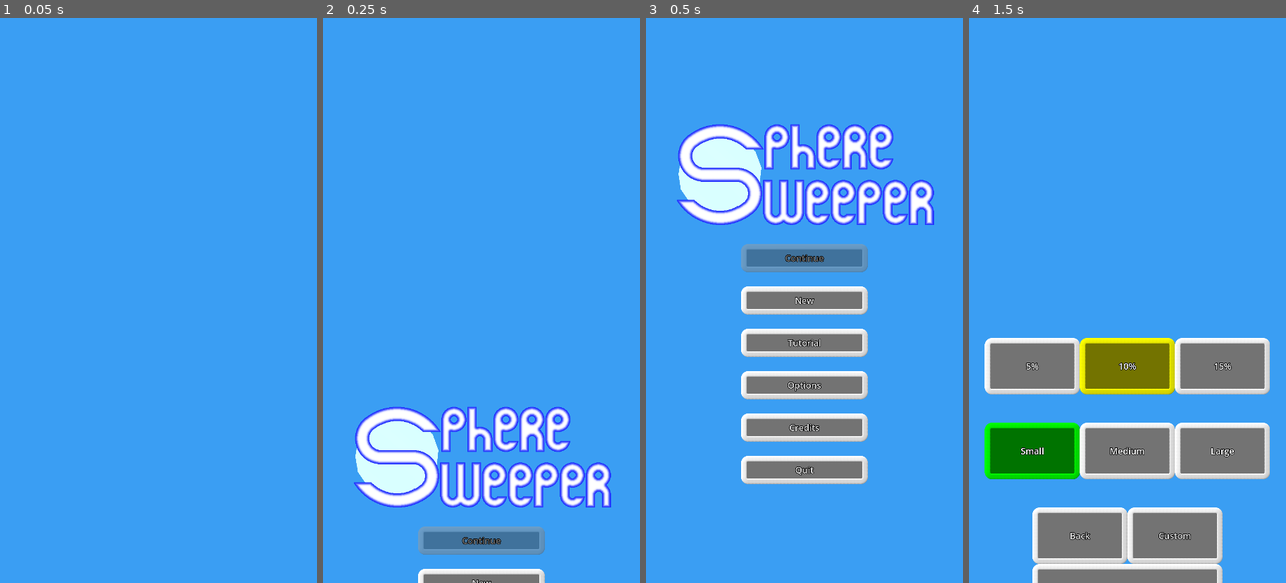
Above: before the commit, frames 1-4 (left to right).
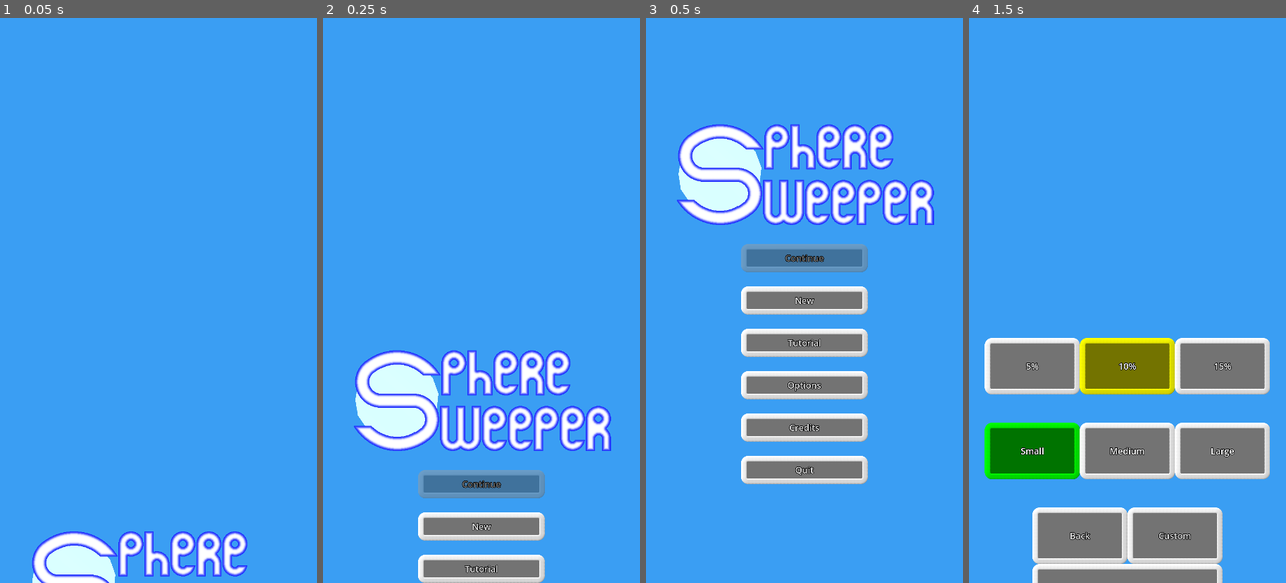
Above: after the commit, the same moments.

Repository: WalynC/sphereSweeperGodot
Game: Godot game, scene res://mainScenes/menu_scene.tscn
Two runs of this game, one before a commit and one after it. Both use one fixed random seed, a clock stepped at 60 frames per second and the inputs below. Sound files missing from this copy of the repository are replaced by a short silence.
Inputs (mouse positions are in pixels of both pictures, inside the frame that each line leads up to):
- Up to frame 1 (0.05 s): no input
- Up to frame 2 (0.25 s): no input
- Up to frame 3 (0.5 s): no input
- Up to frame 4 (1.5 s): click "New" at 0.5 s; tap Enter at 1.25 s; move the mouse to (1197, 272) at 1.27 s; hold Down (scroll_down) from 1.28 s (still down); click (1197, 272) at 1.42 s

The runs differ from the first frame. In frame 1, 4.2% of the frame differs, in the area x 10-78%, y 90-100%; in frame 2, 20%, in the area x 9-91%, y 58-100%; in frame 3, nothing differs; in frame 4, nothing differs.

Commit message:
Changes how UI auto-sizing works

Diff:
--- a/scripts/CreditsUI.gd
+++ b/scripts/CreditsUI.gd
@@ -11,5 +11,5 @@
 	uiTransition.enter_screen()
 
 func _ready():
-	size = get_parent_control().size *2
+	set_deferred("size", get_parent_control().size*2)
 	position = Vector2(0,get_parent_control().size.y)
--- a/scripts/CustomGameMenu.gd
+++ b/scripts/CustomGameMenu.gd
@@ -9,7 +9,7 @@
 
 
 func _ready():
-	size = get_parent_control().size *2
+	set_deferred("size", get_parent_control().size*2)
 	position = Vector2(0,get_parent_control().size.y)
 
 func _new_game_adv():
--- a/scripts/LoseScreen.gd
+++ b/scripts/LoseScreen.gd
@@ -7,7 +7,7 @@
 @export var gameUI:Control
 
 func _ready():
-	size = get_parent_control().size *2
+	set_deferred("size", get_parent_control().size*2)
 	position = Vector2(0,get_parent_control().size.y)
 	gm.loseEvent.connect(lose)
 
--- a/scripts/MainMenu.gd
+++ b/scripts/MainMenu.gd
@@ -19,8 +19,8 @@
 	exit_screen().tween_callback(optionsMenuUI.enter_screen)
 
 func _ready():
-	size = get_parent_control().size *2
-	position = Vector2(0,get_parent_control().size.y)
+	set_deferred("size", get_parent_control().size*2)
+	#position = Vector2(0,get_parent_control().size.y)
 	#load save, if there is a save, continue button should be enabled
 	continueButton.disabled = !SaveManager.load_data()
 	enter_screen()
--- a/scripts/NewGameBasicMenu.gd
+++ b/scripts/NewGameBasicMenu.gd
@@ -10,7 +10,7 @@
 var color = [Color.GREEN, Color.YELLOW, Color.RED]
 
 func _ready():
-	size = get_parent_control().size *2
+	set_deferred("size", get_parent_control().size*2)
 	position = Vector2(0,get_parent_control().size.y)
 
 func enter_screen():
--- a/scripts/OptionsMenu.gd
+++ b/scripts/OptionsMenu.gd
@@ -9,7 +9,7 @@
 @export var themeText:Label
 
 func _ready():
-	size = get_parent_control().size *2
+	set_deferred("size", get_parent_control().size*2)
 	position = Vector2(0,get_parent_control().size.y)
 	for i in range(0,3):
 		modeButtons[i].button_pressed = false
--- a/scripts/PauseMenu.gd
+++ b/scripts/PauseMenu.gd
@@ -8,7 +8,7 @@
 signal new_game()
 
 func _ready():
-	size = get_parent_control().size *2
+	set_deferred("size", get_parent_control().size*2)
 	position = Vector2(0,get_parent_control().size.y)
 
 func _on_new_game_pressed():
--- a/scripts/WinScreen.gd
+++ b/scripts/WinScreen.gd
@@ -10,7 +10,7 @@
 @export var gameUI:Control
 
 func _ready():
-	size = get_parent_control().size *2
+	set_deferred("size", get_parent_control().size*2)
 	position = Vector2(0,get_parent_control().size.y)
 	gm.winEvent.connect(win)
 
